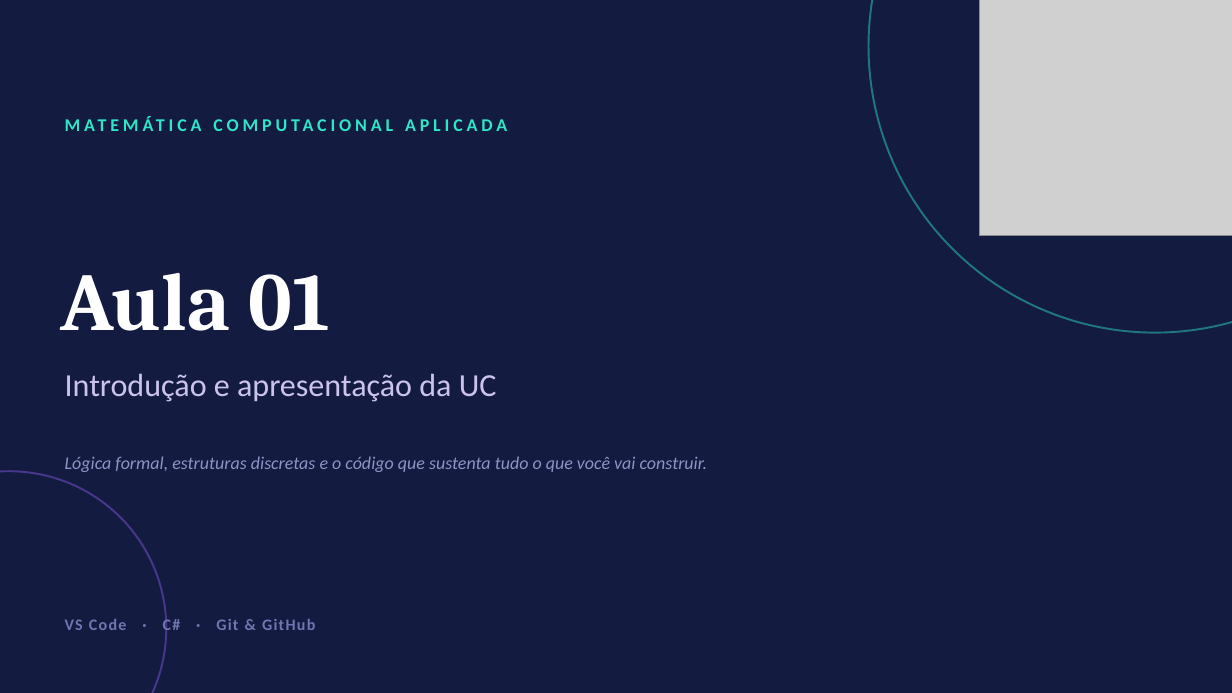
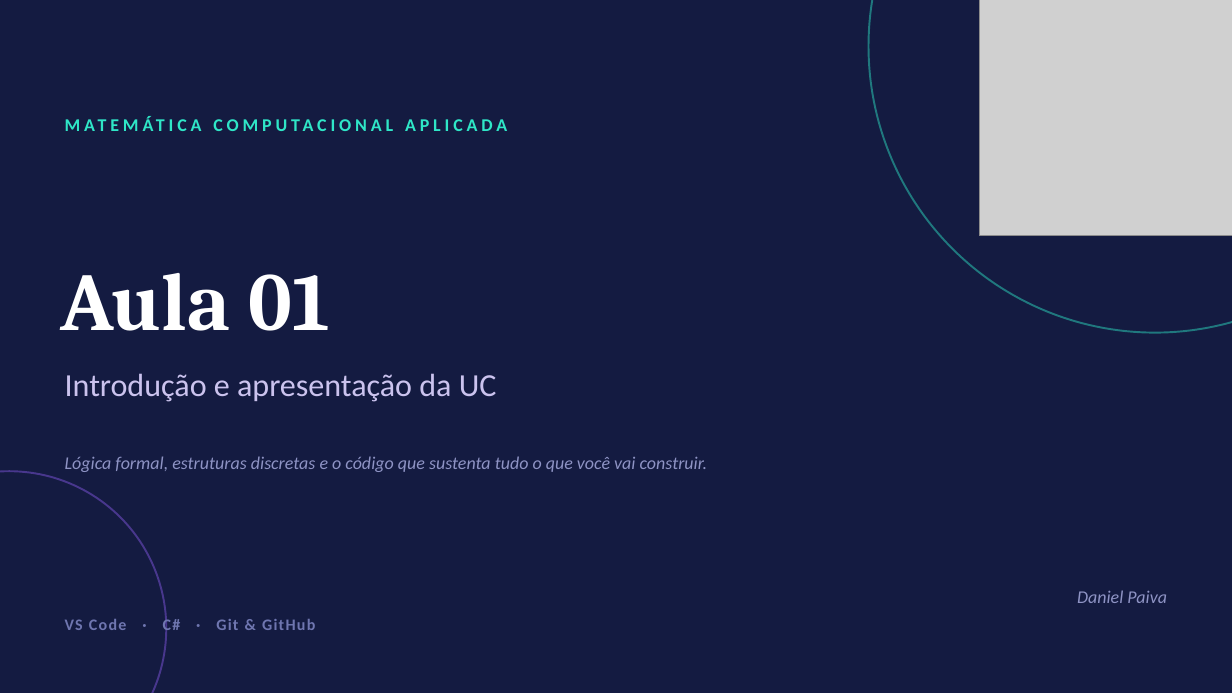
Before and after one commit to danhpaiva/una-teach-mca-202602, a slide deck: slide 1 of slide/pratica/01/Aula01 - Matematica Computacional Aplicada.pptx. Drawn at 1232x693 pixels with LibreOffice and Linux fonts; fonts in the diff are those of the drawing; grey boxes stand for pictures. Boxes give left, top, right and bottom in pixels: in the first picture for what was removed or moved away, otherwise in the second. Text is boxed around its words. In the diff, an @@ line names an element or a change of style, - is before the commit and + after.

Commit message:
feat: alterando slide 01

```diff
--- a/slide/pratica/01/Aula01 - Matematica Computacional Aplicada.pptx
+++ b/slide/pratica/01/Aula01 - Matematica Computacional Aplicada.pptx
@@ text added at (x1=1077, y1=590, x2=1167, y2=603), 14 pt, text #8E93C4, italic @@
+Daniel Paiva
```
Also in this commit, not shown: 2 other slides changed, 1 other file.
